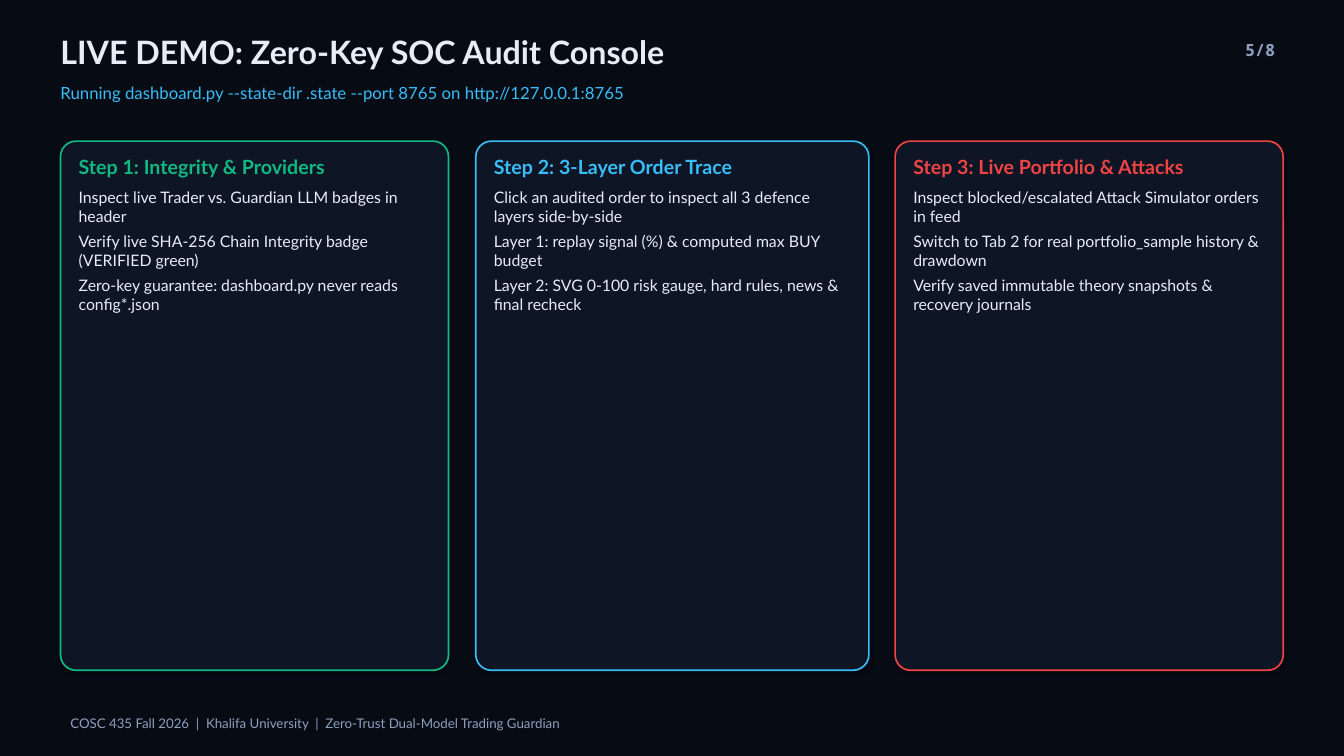
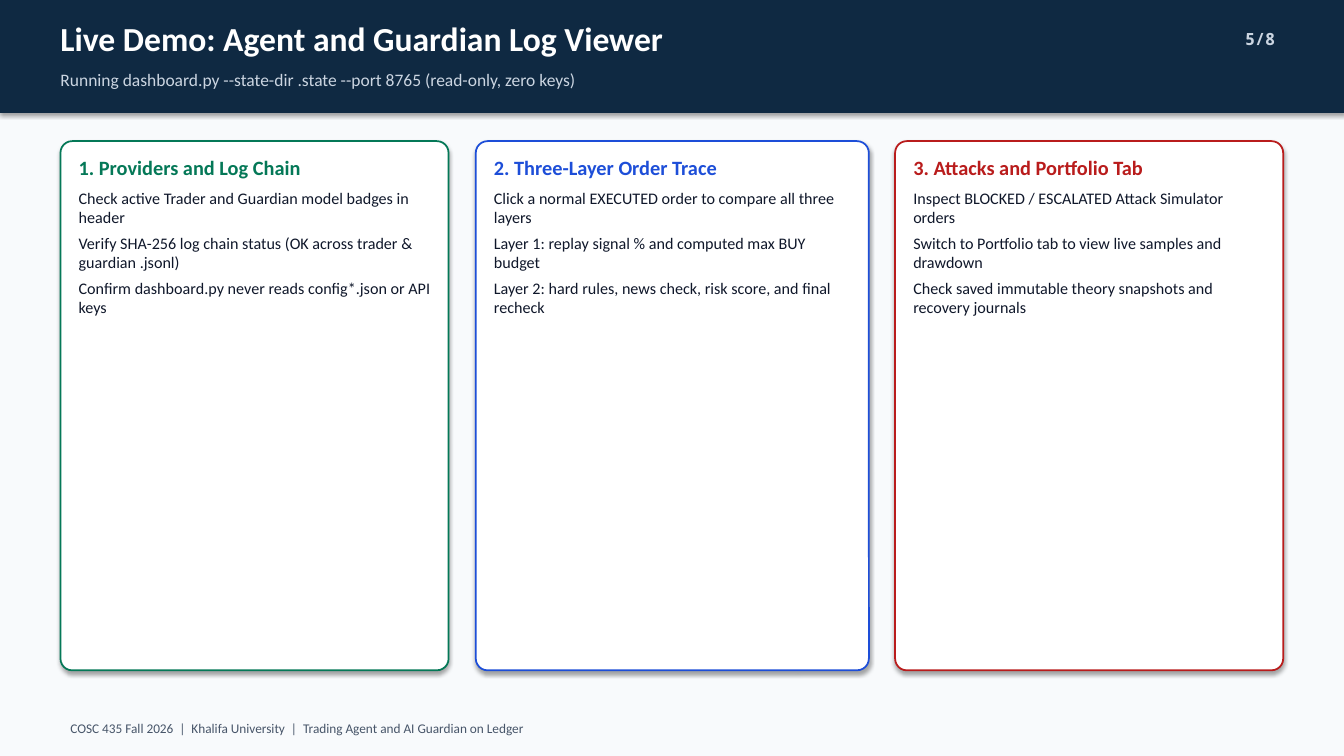
Before and after one commit to HaLTic/Ai_Security_Ledger_Project, a slide deck: slide 5 of slides/COSC435_Ledger_Guardian_Demo.pptx. Drawn at 1344x756 pixels with LibreOffice and Linux fonts; fonts in the diff are those of the drawing. Boxes give left, top, right and bottom in pixels: in the first picture for what was removed or moved away, otherwise in the second. Text is boxed around its words. In the diff, an @@ line names an element or a change of style, - is before the commit and + after.

Commit message:
chore: rewrite docs, dashboard, IEEE report, and deck in plain academic style

```diff
--- a/slides/COSC435_Ledger_Guardian_Demo.pptx
+++ b/slides/COSC435_Ledger_Guardian_Demo.pptx
@@ background #070B14 to #F8FAFC @@
@@ rectangle added at box(0, 0, 1344, 113), fill #0F2942 @@
@@ text at box(60, 27, 662, 57): text changed; size 23 to 24 pt; font Lato to Calibri; text colour #E6EDF8 to #FFFFFF @@
-LIVE DEMO: Zero-Key SOC Audit Console
+Live Demo: Agent and Guardian Log Viewer
@@ text "5/8": place and size @@
-text "5/8" at box(1245, 44, 1275, 56)
+text "5/8" at box(1245, 33, 1275, 45)
@@ text "5/8" at box(1245, 33, 1275, 45): text colour #8EA0BF to #CBD5E1 @@
@@ text at box(60, 73, 575, 89): text changed; size 12 to 12.5 pt; font Lato to Calibri; text colour #38BDF8 to #CBD5E1 @@
-Running dashboard.py --state-dir .state --port 8765 on http://127.0.0.1:8765
+Running dashboard.py --state-dir .state --port 8765 (read-only, zero keys)
@@ rounded rectangle at box(60, 141, 449, 670): fill #0E1525 to #FFFFFF; outline #10B981 1.2 pt to #047857 1.25 pt; proportions changed @@
@@ rounded rectangle at box(476, 141, 869, 670): fill #0E1525 to #FFFFFF; outline #38BDF8 1.2 pt to #1D4ED8 1.25 pt; proportions changed @@
@@ rounded rectangle at box(895, 141, 1284, 670): fill #0E1525 to #FFFFFF; outline #EF4444 1.2 pt to #B91C1C 1.25 pt; proportions changed @@
@@ text at box(79, 160, 430, 316): text changed; size 11.3 to 11.5 pt; font Lato to Calibri; text colour #E6EDF8 to #0F172A @@
-Step 1: Integrity & Providers
-Inspect live Trader vs. Guardian LLM badges in header
-Verify live SHA-256 Chain Integrity badge (VERIFIED green)
-Zero-key guarantee: dashboard.py never reads config*.json
+1. Providers and Log Chain
+Check active Trader and Guardian model badges in header
+Verify SHA-256 log chain status (OK across trader & guardian .jsonl)
+Confirm dashboard.py never reads config*.json or API keys
@@ text at box(494, 160, 834, 313): text changed; size 11.3 to 11.5 pt; font Lato to Calibri; text colour #E6EDF8 to #0F172A @@
-Step 2: 3-Layer Order Trace
-Click an audited order to inspect all 3 defence layers side-by-side
-Layer 1: replay signal (%) & computed max BUY budget
-Layer 2: SVG 0-100 risk gauge, hard rules, news & final recheck
+2. Three-Layer Order Trace
+Click a normal EXECUTED order to compare all three layers
+Layer 1: replay signal % and computed max BUY budget
+Layer 2: hard rules, news check, risk score, and final recheck
@@ text at box(913, 160, 1223, 316): text changed; size 11.3 to 11.5 pt; font Lato to Calibri; text colour #E6EDF8 to #0F172A @@
-Step 3: Live Portfolio & Attacks
-Inspect blocked/escalated Attack Simulator orders in feed
-Switch to Tab 2 for real portfolio_sample history & drawdown
-Verify saved immutable theory snapshots & recovery journals
+3. Attacks and Portfolio Tab
+Inspect BLOCKED / ESCALATED Attack Simulator orders
+Switch to Portfolio tab to view live samples and drawdown
+Check saved immutable theory snapshots and recovery journals
@@ text at box(70, 723, 523, 736): text changed; font Lato to Calibri; text colour #8EA0BF to #475569 @@
-COSC 435 Fall 2026 | Khalifa University | Zero-Trust Dual-Model Trading Guardian
+COSC 435 Fall 2026 | Khalifa University | Trading Agent and AI Guardian on Ledger
```
Also in this commit, not shown: 7 other slides changed, 6 other files.
